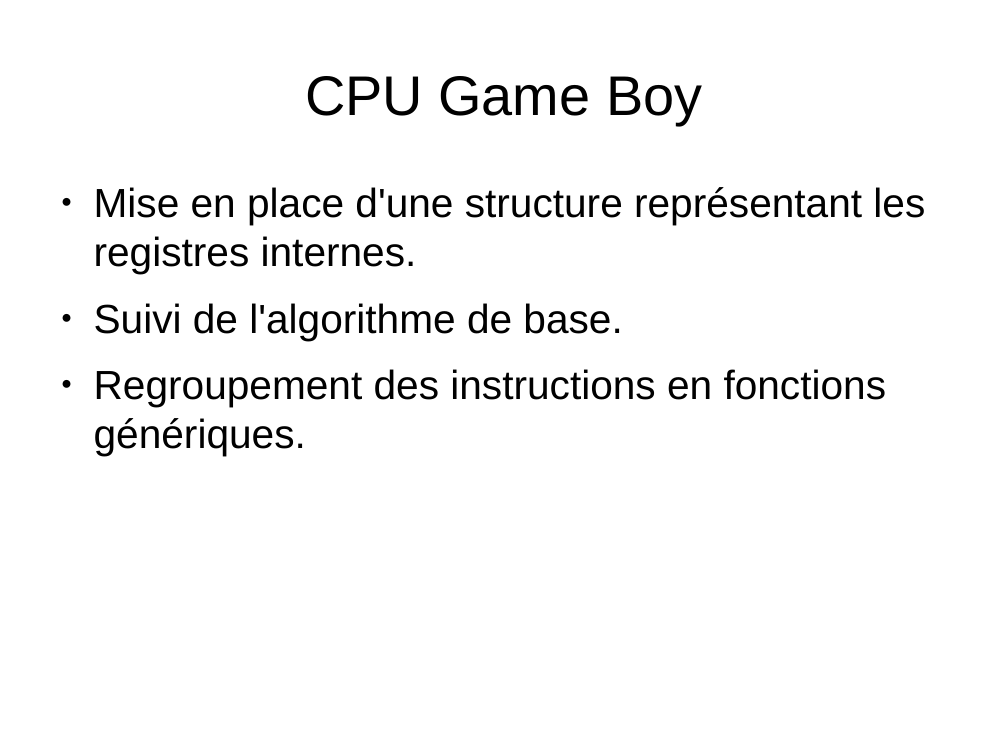
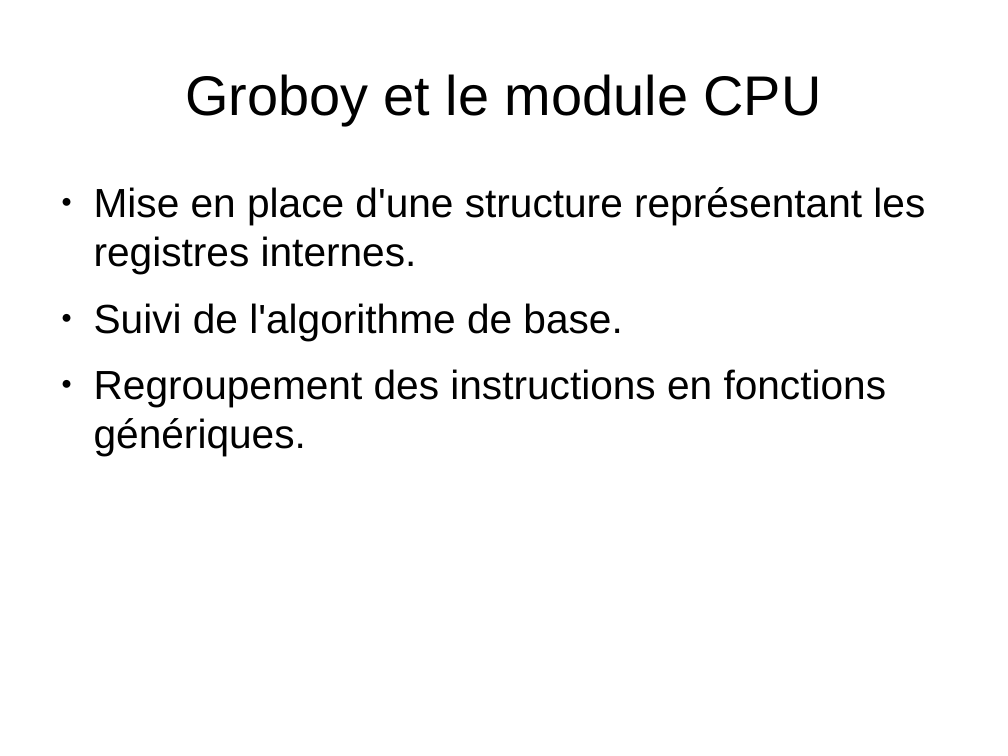
Before and after one commit to joakim-d/GroBoy, a slide deck: slide 15 of documents_TER/soutenance.odp. Drawn at 1008x756 pixels with LibreOffice and Linux fonts; fonts in the diff are those of the drawing. Boxes give left, top, right and bottom in pixels: in the first picture for what was removed or moved away, otherwise in the second. Text is boxed around its words. In the diff, an @@ line names an element or a change of style, - is before the commit and + after.

```diff
--- a/documents_TER/soutenance.odp
+++ b/documents_TER/soutenance.odp
@@ title at (x1=185, y1=74, x2=822, y2=125): text changed @@
-CPU Game Boy
+Groboy et le module CPU
```
Also in this commit, not shown: 1 other slide changed.
